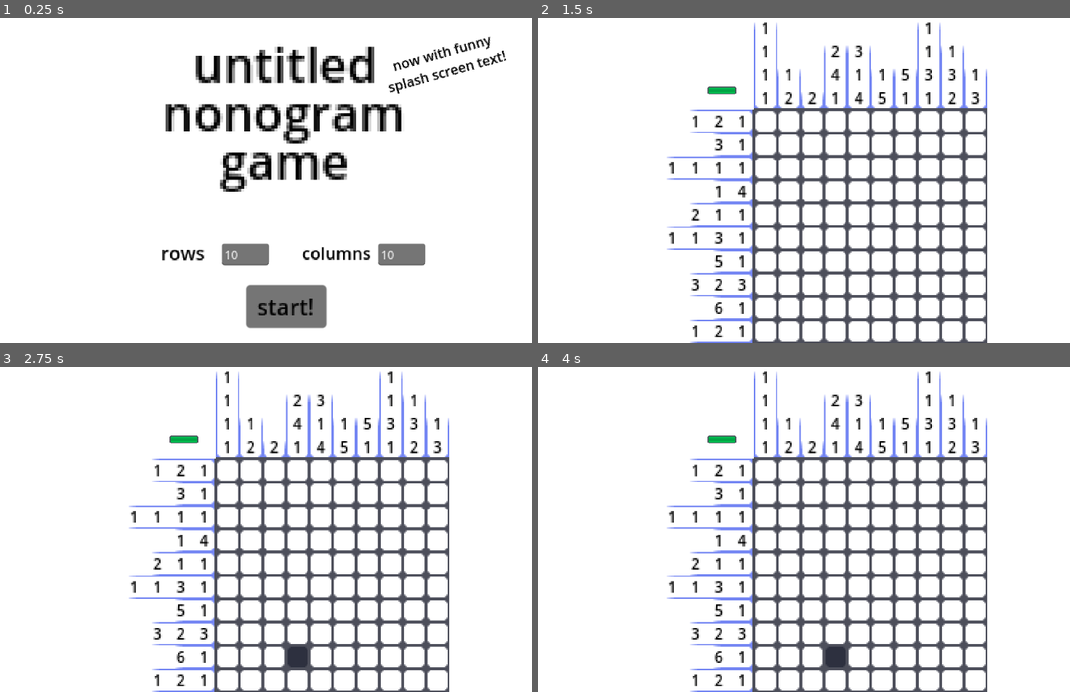
Above: before the commit, frames 1-4 (two rows, left to right).
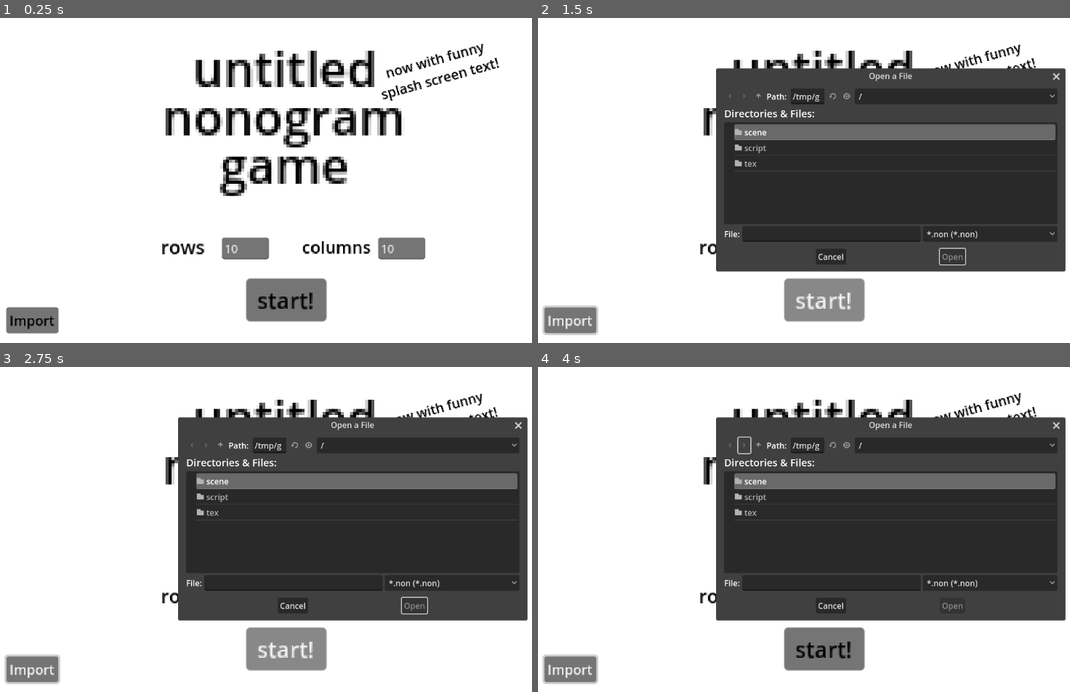
Above: after the commit, the same moments.

Repository: madibye/untitled-nonogram-game
Game: Godot game, scene res://scene/game.tscn
Two runs of this game, one before a commit and one after it. Both use one fixed random seed, a clock stepped at 60 frames per second and the inputs below.
Inputs (mouse positions are in pixels of both pictures, inside the frame that each line leads up to):
- Up to frame 1 (0.25 s): no input
- Up to frame 2 (1.5 s): click (569, 320) at 0.5 s, where only the run after the commit has a clickable "Import"; click "start!" at 1.25 s
- Up to frame 3 (2.75 s): click (287, 649) at 2 s, where only the run after the commit has a clickable "start!"
- Up to frame 4 (4 s): click (745, 445) at 2.77 s; click (745, 445) at 3.52 s

The runs differ from the first frame. In frame 1, 9.7% of the frame differs, in the area x 1-96%, y 5-98%; in frame 2, 49%; in frame 3, 49%; in frame 4, 49%, in the area x 0-100%, y 1-100%.

Commit message:
main: godot 4.3, import .non file support

Diff:
--- a/project.godot
+++ b/project.godot
@@ -10,10 +10,10 @@
 
 [application]
 
-config/name="untitled-nonogram-game"
+config/name="Untitled Nonogram Game"
 config/description="a nonogram solver i'm making in godot"
 run/main_scene="res://scene/game.tscn"
-config/features=PackedStringArray("4.2", "GL Compatibility")
+config/features=PackedStringArray("4.3", "GL Compatibility")
 boot_splash/show_image=false
 boot_splash/fullsize=false
 boot_splash/use_filter=false
--- a/scene/title.tscn
+++ b/scene/title.tscn
@@ -2,26 +2,17 @@
 
 [ext_resource type="Script" path="res://script/title/title.gd" id="1_vu8a0"]
 
-[node name="TitleScreen" type="Control"]
-layout_mode = 3
-anchors_preset = 8
-anchor_left = 0.5
-anchor_top = 0.5
-anchor_right = 0.5
-anchor_bottom = 0.5
-grow_horizontal = 2
-grow_vertical = 2
+[node name="TitleScreen" type="CanvasLayer"]
 script = ExtResource("1_vu8a0")
 
 [node name="Title" type="RichTextLabel" parent="."]
-layout_mode = 1
 anchors_preset = 5
 anchor_left = 0.5
 anchor_right = 0.5
 offset_left = -251.0
-offset_top = -300.0
+offset_top = 31.9523
 offset_right = -167.0
-offset_bottom = -244.0
+offset_bottom = 87.9523
 grow_horizontal = 2
 scale = Vector2(6, 6)
 theme_override_colors/default_color = Color(0, 0, 0, 1)
@@ -30,16 +21,13 @@
 text = "[center]untitled nonogram game[/center]"
 
 [node name="SplashText" type="RichTextLabel" parent="."]
-layout_mode = 1
-anchors_preset = -1
-anchor_left = 0.58
-anchor_top = 0.275
-anchor_right = 0.58
-anchor_bottom = 0.275
-offset_left = 231.0
-offset_top = -257.0
-offset_right = 401.0
-offset_bottom = -209.0
+anchors_preset = 5
+anchor_left = 0.5
+anchor_right = 0.5
+offset_left = 217.0
+offset_top = 80.9523
+offset_right = 387.0
+offset_bottom = 128.952
 grow_horizontal = 2
 rotation = -0.270526
 scale = Vector2(1.635, 1.635)
@@ -48,17 +36,29 @@
 bbcode_enabled = true
 text = "[center]now with funny splash screen text![/center]"
 
+[node name="ImportButton" type="Button" parent="."]
+anchors_preset = 2
+anchor_top = 1.0
+anchor_bottom = 1.0
+offset_left = 21.0
+offset_top = -71.0
+offset_right = 83.0
+offset_bottom = -40.0
+grow_vertical = 0
+scale = Vector2(1.67271, 1.67271)
+theme_override_colors/font_color = Color(0, 0, 0, 1)
+text = "Import"
+
 [node name="StartButton" type="Button" parent="."]
-layout_mode = 1
 anchors_preset = 7
 anchor_left = 0.5
 anchor_top = 1.0
 anchor_right = 0.5
 anchor_bottom = 1.0
 offset_left = -79.5
-offset_top = 208.62
+offset_top = -127.605
 offset_right = -21.5
-offset_bottom = 239.62
+offset_bottom = -96.605
 grow_horizontal = 2
 grow_vertical = 0
 scale = Vector2(2.75, 2.75)
@@ -66,16 +66,15 @@
 text = "start!"
 
 [node name="RowsLabel" type="RichTextLabel" parent="."]
-layout_mode = 1
 anchors_preset = 7
 anchor_left = 0.5
 anchor_top = 1.0
 anchor_right = 0.5
 anchor_bottom = 1.0
 offset_left = -232.5
-offset_top = 135.385
+offset_top = -200.84
 offset_right = -176.5
-offset_bottom = 161.385
+offset_bottom = -174.84
 grow_horizontal = 2
 grow_vertical = 0
 scale = Vector2(2.32, 2.32)
@@ -86,16 +85,15 @@
 text = "[center]rows[/center]"
 
 [node name="RowSpinBox" type="SpinBox" parent="."]
-layout_mode = 1
 anchors_preset = 7
 anchor_left = 0.5
 anchor_top = 1.0
 anchor_right = 0.5
 anchor_bottom = 1.0
 offset_left = -127.5
-offset_top = 127.415
+offset_top = -208.81
 offset_right = -44.4375
-offset_bottom = 158.415
+offset_bottom = -177.81
 grow_horizontal = 2
 grow_vertical = 0
 scale = Vector2(1.39, 1.39)
@@ -105,16 +103,15 @@
 update_on_text_changed = true
 
 [node name="ColsLabel" type="RichTextLabel" parent="."]
-layout_mode = 1
 anchors_preset = 7
 anchor_left = 0.5
 anchor_top = 1.0
 anchor_right = 0.5
 anchor_bottom = 1.0
 offset_left = 58.5
-offset_top = 135.385
+offset_top = -200.84
 offset_right = 138.5
-offset_bottom = 161.385
+offset_bottom = -174.84
 grow_horizontal = 2
 grow_vertical = 0
 scale = Vector2(2.085, 2.085)
@@ -125,16 +122,15 @@
 text = "[center]columns[/center]"
 
 [node name="ColSpinBox" type="SpinBox" parent="."]
-layout_mode = 1
 anchors_preset = 7
 anchor_left = 0.5
 anchor_top = 1.0
 anchor_right = 0.5
 anchor_bottom = 1.0
 offset_left = 182.5
-offset_top = 127.415
+offset_top = -208.81
 offset_right = 265.563
-offset_bottom = 158.415
+offset_bottom = -177.81
 grow_horizontal = 2
 grow_vertical = 0
 scale = Vector2(1.39, 1.39)
@@ -143,4 +139,15 @@
 value = 10.0
 update_on_text_changed = true
 
+[node name="FileDialog" type="FileDialog" parent="."]
+title = "Open a File"
+position = Vector2i(370, 135)
+size = Vector2i(458, 365)
+ok_button_text = "Open"
+file_mode = 0
+access = 2
+filters = PackedStringArray("*.non")
+
+[connection signal="pressed" from="ImportButton" to="." method="_on_import_button_pressed"]
 [connection signal="pressed" from="StartButton" to="." method="_on_start_button_pressed"]
+[connection signal="file_selected" from="FileDialog" to="." method="_on_import_file"]
--- a/scene/vo_square.tscn
+++ b/scene/vo_square.tscn
@@ -22,11 +22,11 @@
 grow_vertical = 2
 pivot_offset = Vector2(8, 7)
 mouse_filter = 1
+theme_override_font_sizes/bold_italics_font_size = 10
+theme_override_font_sizes/italics_font_size = 10
+theme_override_font_sizes/mono_font_size = 10
 theme_override_font_sizes/normal_font_size = 10
 theme_override_font_sizes/bold_font_size = 10
-theme_override_font_sizes/italics_font_size = 10
-theme_override_font_sizes/bold_italics_font_size = 10
-theme_override_font_sizes/mono_font_size = 10
 bbcode_enabled = true
 
 [connection signal="gui_input" from="." to="." method="_on_gui_input"]
--- a/script/board/board.gd
+++ b/script/board/board.gd
@@ -8,12 +8,12 @@
 @onready var grid: Grid
 @onready var health_bar: HealthBar
 
-static func new_board(g: Game, r: int, c: int, hp: int) -> Board:
+static func new_board(g: Game, r: int, c: int, hp: int, goal: Array[bool] = []) -> Board:
 	var board: Board = Resources.board_scene.instantiate()
 	board.game = g
 	board.rows = r
 	board.columns = c
-	board.grid = Grid.new_grid(board, r, c)
+	board.grid = Grid.new_grid(board, r, c, goal)
 	board.health_bar = HealthBar.new_health_bar(board, hp)
 	return board
 
--- a/script/board/grid.gd
+++ b/script/board/grid.gd
@@ -14,15 +14,18 @@
 @onready var max_cn: int
 @onready var rows: int
 @onready var board: Board
+@onready var goal: Array[bool]
+@onready var valid_goal: bool
 @onready var auto_reveal_squares: Array[Square] = []
 
 var sq_filled: int = 0
 var curr_sq_filled: int = 0
 
-static func new_grid(b: Board, r: int, c: int):
+static func new_grid(b: Board, r: int, c: int, g: Array[bool]):
 	var grid: Grid = Resources.grid_scene.instantiate()
 	b.add_child(grid)
 	grid.board = b
+	grid.goal = g
 	grid.populate_squares(r, c)
 	return grid
 
@@ -43,10 +46,12 @@
 
 func populate_squares(r, c):
 	set_grid_size(r, c)
-	while squares.size() < (sq_rows*sq_cols):
-		squares.append(Square.new_square(
-			Vector2(squares.size() % sq_cols, floor(float(squares.size()) / float(sq_cols)))))
-		if squares[-1].is_filled: sq_filled += 1
+	while len(squares) < (sq_rows*sq_cols):
+		var sq = Square.new_square(Vector2(squares.size() % sq_cols, floor(float(squares.size()) / float(sq_cols))))
+		squares.append(sq)
+		if valid_goal:
+			sq.is_filled = goal[len(squares) - 1]
+		if sq.is_filled: sq_filled += 1
 
 	row_numbers = range(sq_rows).map(generate_row_numbers.bind(RD.ROW))
 	col_numbers = range(sq_cols).map(generate_row_numbers.bind(RD.COLUMN))
@@ -64,6 +69,7 @@
 func set_grid_size(r, c) -> void:
 	sq_rows = r
 	sq_cols = c
+	valid_goal = len(goal) == r*c
 	set_columns(c)
 
 func get_squares_in_direction(row, row_dir):
--- a/script/title/title.gd
+++ b/script/title/title.gd
@@ -1,10 +1,11 @@
 class_name TitleScreen
-extends Control
+extends CanvasLayer
 
 @onready var title_label: RichTextLabel = $Title
 @onready var splash_label: RichTextLabel = $SplashText
 @onready var row_sb: SpinBox = $RowSpinBox
 @onready var col_sb: SpinBox = $ColSpinBox
+@onready var file_dialog: FileDialog = $FileDialog
 @onready var game: Game
 
 static func new_title_screen(game: Game) -> TitleScreen:
@@ -25,3 +26,28 @@
 func _on_start_button_pressed():
 	var board = Board.new_board(game, row_sb.value, col_sb.value, 5)
 	game.change_scene(board)
+
+func _on_import_button_pressed():
+	file_dialog.show()
+
+func _on_import_file(path: String):
+	if not path.ends_with(".non"):
+		return
+	var file = FileAccess.open(path, FileAccess.READ).get_as_text()
+	var rows: int
+	var cols: int
+	var goal: Array[bool] = []
+	for line in file.split('\n'):
+		if line.begins_with("height"):
+			line = line.replace("height", "").strip_edges()
+			rows = int(line)
+		if line.begins_with("width"):
+			line = line.replace("width", "").strip_edges()
+			cols = int(line)
+		if line.begins_with("goal"):
+			line = line.replace("goal", "").replace('"', '').strip_edges()
+			for char in line:
+				if char == "0": goal.append(false)
+				if char == "1": goal.append(true)
+	var board = Board.new_board(game, rows, cols, 5, goal)
+	game.change_scene(board)
Not shown, changed: export_presets.cfg
Not shown, added: 42.non
Not shown, added: index.wasm
Not shown, added: untitled-nonogram-game-web.zip
Not shown, added: untitled-nonogram-game-windows.zip
Not shown, removed: untitled-nonogram-game.console.exe
Not shown, changed: untitled-nonogram-game.exe
